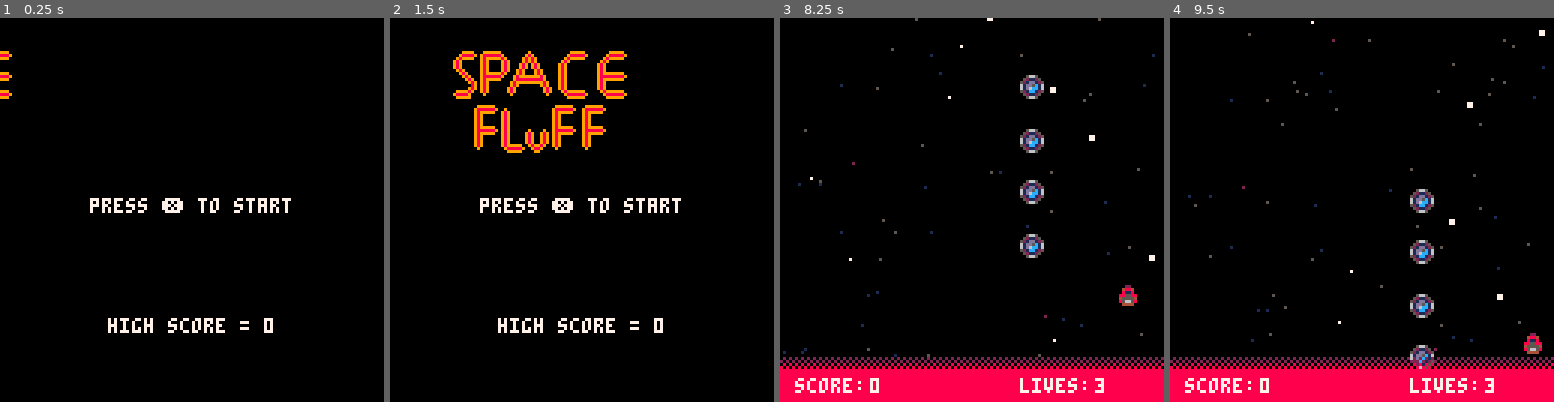
Above: before the commit, frames 1-4 (left to right).
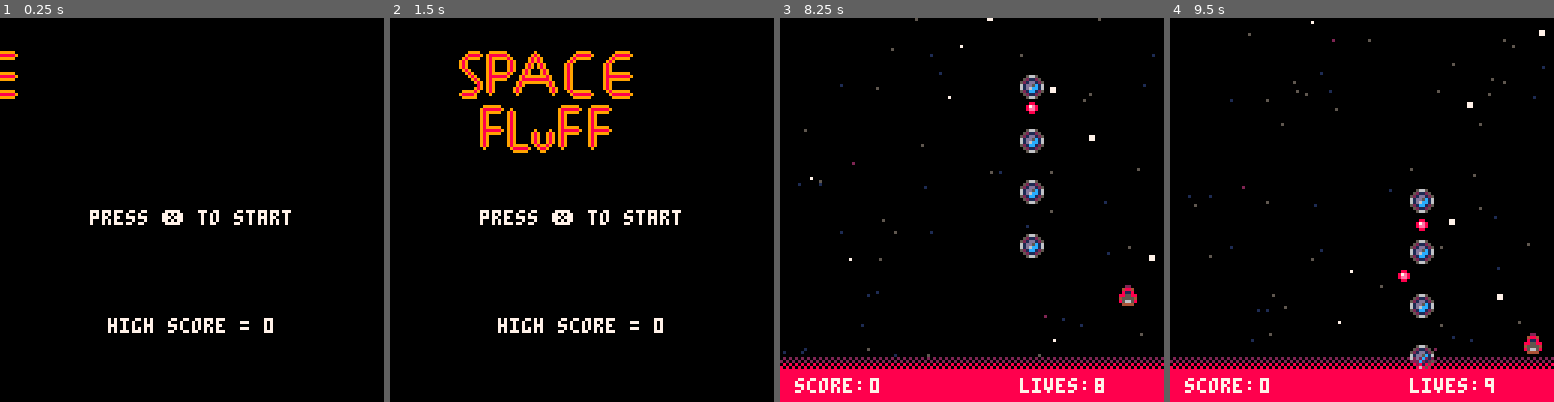
Above: after the commit, the same moments.

Repository: kris-pearman/Space-Fluff
Game: PICO-8 cartridge game.p8
Same seed, same stepped clock (60 frames per second), same inputs: the game is played once before the commit and once after it.
Inputs:
- Up to frame 1 (0.25 s): no input
- Up to frame 2 (1.5 s): tap X (X key) at 0.33, 1.07 s; tap O (Z key) at 0.7 s
- Up to frame 3 (8.25 s): hold Right 1.6-2.1 s; tap O (Z key) every 0.4 s from 1.7 to 8.1 s; tap X (X key) every 1.12 s from 1.85 to 7.43 s; hold Up 2.15-2.42 s; hold Right 2.47-3.03 s; hold Left 3.08-3.58 s; hold Down 3.63-3.97 s; hold Right 4.02-4.68 s; hold Up 4.73-5.03 s; hold Left 5.08-5.68 s; hold Down 5.73-6.03 s; hold Right 6.08-6.58 s; hold Right 6.63-7.13 s; hold Up 7.18-7.45 s; hold Right 7.5-8.07 s; hold Left from 8.12 s (still down)
- Up to frame 4 (9.5 s): tap O (Z key) at 8.5, 8.9, 9.3 s; tap X (X key) at 8.55 s; release Left at 8.62 s; hold Down 8.67-9 s; hold Right from 9.05 s (still down)

The runs differ from the first frame. In frame 1, 1.5% of the frame differs, in the area x 2-76%, y 8-54%; in frame 2, 5.5%, in the area x 16-76%, y 8-54%; in frame 3, less than 0.1%; in frame 4, 0.2%.

Commit message:
More minor bug fixes, altered gameplay balance by changing bullet density.

Diff:
--- a/game.p8
+++ b/game.p8
@@ -14,11 +14,12 @@
     game_state = "title"
     hi_score=0
     title_frame = -80
+    -- (eventType, quantity, initialFrame, frequency,x,y,pattern,group_id,speed,color_change)
     -- (eventType, quantity, initialFrame, frequency,x,y,pattern,group_id,default_speed,colour)
     create_events("enemy1", 4, 100, 35,80,-20,"empty_pattern",nil,2,12)
     create_events("enemy1", 4, 500, 35,40,-20,"empty_pattern",nil,2,8)
-    create_events("enemy1", 4, 900, 44,20,-20,"square","group_1",1,4,9)
-    create_events("enemy1", 4, 1500, 44,-30,5,"zig_zag","group_1",2,4,10)
+    create_events("enemy1", 4, 900, 44,20,-20,"square",1,4,9)
+    create_events("enemy1", 4, 1500, 44,-30,5,"zig_zag",2,4,10)
     for i=1,5 do
         create_events("enemy1", 1, 1900+(30*i), 30,15+(i*15),-20,"empty_pattern",3,3,11)
     end
@@ -29,7 +30,8 @@
     for i=1,5 do
         create_events("enemy1", 1, 4000+(30*i), 30,90-(i*15),-20,"empty_pattern",3,3,9)
     end
-    create_events("enemy1", 4, 3300, 45,-30,5,"zig_zag_2","group_1",2,4,10)
+    create_events("enemy1", 4, 3300, 45,-30,5,"zig_zag_2",2,4,10)
+    create_events("enemy1", 2, 4500, 44,-30,5,"zig_zag",2,4,10)
     init_session()
     print_debug_message = false
     decoration_speed = 1
@@ -162,7 +164,7 @@
     cls(black)
     if game_state == "title" then
         draw_title_logo()
-        print("press ❎ to start",hcenter("press ❎ to start ")-title_offset,60,white)
+        print("press ❎ to start",hcenter("press ❎ to start ")-title_offset,64,white)
         print("high score = " .. hi_score,hcenter("high score = " .. hi_score)-title_offset,100,white)
     else
         if game_state == "gameplay" then
@@ -214,6 +216,8 @@
     empty_pattern.path = nil
     empty_pattern.exit_d = "down"
     empty_pattern.exit_s = speed
+    empty_pattern.fire = true
+    empty_pattern.fire_rate = 65
     patterns.empty_pattern = empty_pattern
     local zig_zag = {}
     zig_zag.path = {{100,25,2},{45,80,3},{100,80,3}}
@@ -250,7 +254,11 @@
             pal(1,7,0)
             pal(2,7,0)
         end
+        if boss.hp < 11 then
+            pal(12,8,0)
+        end
     sspr(112,0,16,16,boss.x,boss.y)
+    pal()
         if boss_hit == true then
             pal()
             boss_hit = false
@@ -279,6 +287,7 @@
     for bullet in all(bullets) do
         if (objects_have_collided(bullet, boss)) then
             boss.hp -=1
+            player.score += 100
             boss_hit = true
             del(bullets,bullet)
             num_of_bullets -= 1
@@ -294,7 +303,12 @@
 
 function move_boss()
     if boss_killed == false then
-    if cur_frame%2 == 0 then
+        if boss.hp > 10 then
+            boss_speed = 2
+        else
+            boss_speed = 1
+        end
+    if cur_frame%boss_speed == 0 then
         if boss.direction == left then
             boss.x -= 1
         end
@@ -304,13 +318,11 @@
         if boss.direction == right then
             boss.x += 1
         end
-            if boss.x>113 then
+            if boss.x>97 then
             boss.direction = left
         end
     end
 end
-
-
 end
 
 
@@ -486,12 +498,12 @@
         if btnp(fire1) then
             if (cool_down == 0 and num_of_bullets < 4) then
                 player_fire()
-                cool_down = 4
+                cool_down = 5
                 num_of_bullets += 1
             end
         end
         if btnp(fire2) then
-
+            player.lives += 1
         end
     end
 end
@@ -731,7 +743,8 @@
 
 function end_game ()
     if boss_killed == true then
-        print("you win",hcenter("you win"),60,colour_cycle)
+        print("you win",hcenter("you win"),40,colour_cycle)
+        print("lives bonus: " .. player.lives*2000,hcenter("lives bonus: " .. player.lives*2000),60,colour_cycle)
         win_frame+=1
         boss.x = boss.x
         if cur_frame%15 == 0 then
@@ -743,6 +756,7 @@
         colour_cycle+= 1
     end
     if win_frame > 300 then
+        player.score = player.score + (player.lives*2000)
         player.lives = 0
     end
 
@@ -923,12 +937,12 @@
     function draw_title_logo()
 
         for i=1,8 do
-            spr(80+i,title_frame+(8*i)-title_offset,8)
-            spr(96+i,title_frame+(8*i)-title_offset,16)
-            spr(112+i,title_frame+(8*i)-title_offset,24)
-            spr(88+i,title_frame+(8*i+8)-title_offset,26)
-            spr(104+i,title_frame+(8*i+8)-title_offset,34)
-            spr(120+i,title_frame+(8*i+8)-title_offset,42)
+            spr(80+i,title_frame+(8*i)+2-title_offset,8)
+            spr(96+i,title_frame+(8*i)+2-title_offset,16)
+            spr(112+i,title_frame+(8*i)+2-title_offset,24)
+            spr(88+i,title_frame+(8*i+8)+2-title_offset,26)
+            spr(104+i,title_frame+(8*i+8)+2-title_offset,34)
+            spr(120+i,title_frame+(8*i+8)+2-title_offset,42)
 
         end
     end
